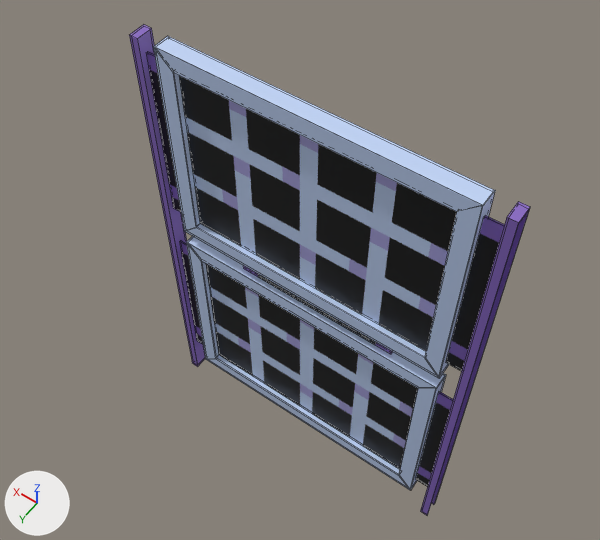
An edit to the Blender file models/gridmap/demo_grid_library.blend, drawn before and after from the same camera.
Before and after are seen from a 50 mm lens placed at (-1.54, 2.24, 4.29), pointed at (0.14, -0.12, 0.59). The axes (+X, +Y, +Z) are drawn at lower left. The lights are the same throughout. Mesh edges are drawn as thin lines.

Objects in the first picture: 'metal_fence-tall'.
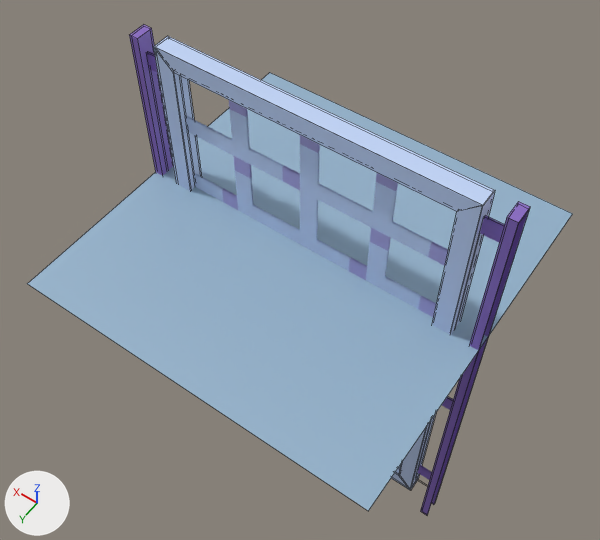
Diff of the bpy script that builds the scene:
```diff
--- a/models/gridmap/demo_grid_library.blend.py
+++ b/models/gridmap/demo_grid_library.blend.py
@@ img_grid_map_texture_png_018 @@
+img_grid_map_texture_png_018 = load_image('grid_map_texture.png.018', 'grid_map_texture.png', 256, 256, 'sRGB')
@@ mat_walls @@
+mat_walls = principled_material('walls')
+mat_walls.texture = img_grid_map_texture_png_018
@@ me_cube_007 @@
 me_cube_007.from_pydata(...)  # 4 vertices, 1 face; spans x -1.0..1.0, y -1.0..1.0, z 1.0
 # used by ob_roof_1; location = (0.0, 0.0, 0.0)
-me_cube_007.materials.append(mat_grid_map_material_001)  # picture img_grid_map_texture_png_007
+# me_cube_007 part 1: 1 face spanning x -1.0..1.0, y -1.0..1.0, z 1.0 switches from mat_grid_map_material_001 (picture img_grid_map_texture_png_007) to mat_walls (picture img_grid_map_texture_png_018)
+me_cube_007.materials.append(mat_walls)  # picture img_grid_map_texture_png_018
@@ me_cube_024 @@
 # used by ob_metal_fence_tall; location = (0.0, 0.0, 0.0)
-me_cube_024.from_pydata(...)  # 77 vertices, 47 faces, 1 loose edge; spans x -1.0..1.0, y -0.05..0.05, z -1.0..1.9
+me_cube_024.from_pydata(...)  # 77 vertices, 49 faces, 1 loose edge; spans x -1.0..1.0, y -0.05..0.05, z -1.0..1.9
+# me_cube_024 part 2: 47 faces spanning x -1.0..1.0, y -0.05..0.05, z -1.0..1.9 switch from mat_chain_link_fence_texture_001 (picture img_chain_link_fence_png_001) to mat_chain_link_fence_texture (picture img_chain_link_fence_png)
@@ ob_roof_1 @@
 ob_roof_1.location = (0.0, 0.0, 0.0)
-ob_roof_1.hide_set(True)
```

Boxes (x1, y1, x2, y2) around the edits, measured in the pictures (600 x 540 px):
'roof_1', shown (blue): after (27, 73, 573, 511)
part 2 of me_cube_024, recoloured: (142, 65, 530, 514) in both
